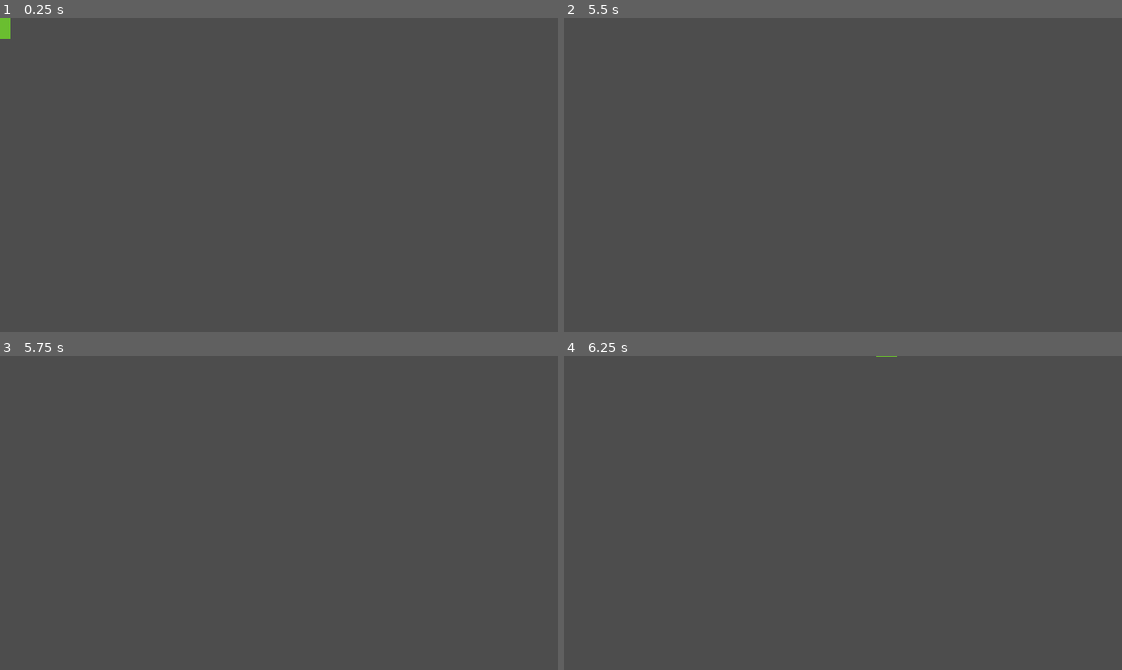
Above: before the commit, frames 1-4 (two rows, left to right).
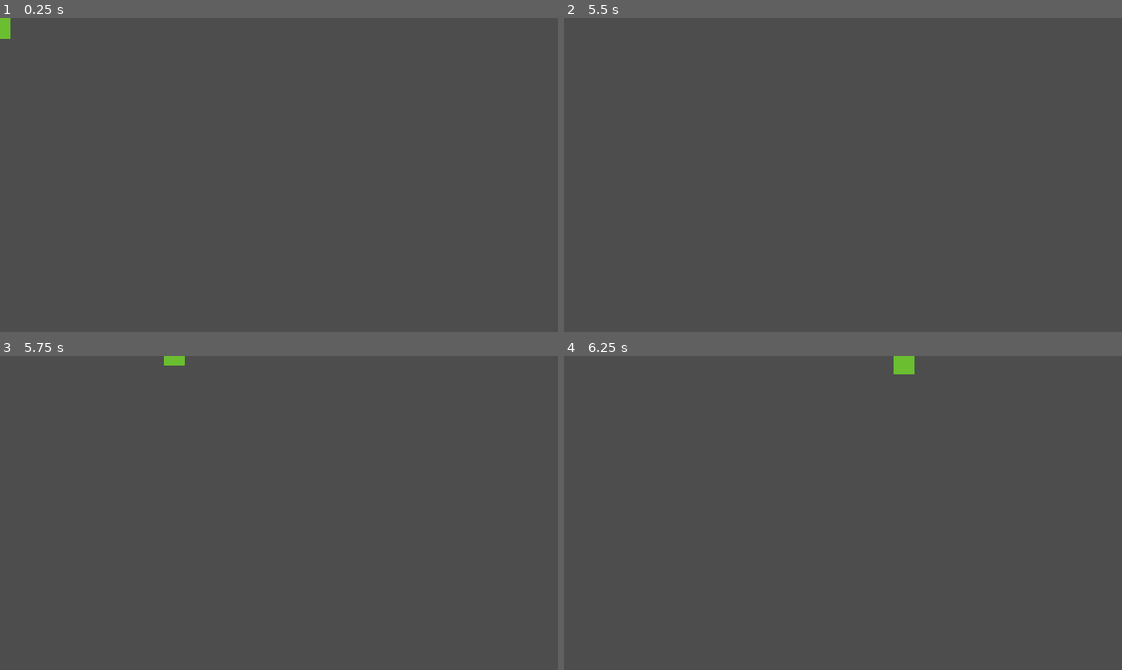
Above: after the commit, the same moments.

Repository: HuskyGameDev/2025f-team5
Game: Godot game, scene res://Game/player.tscn
The game is run twice, just before and just after one commit, with the same random seed, the same clock (stepped at 60 frames per second) and the same inputs. This scene is started directly instead of the project's main scene.
Inputs:
- Up to frame 1 (0.25 s): no input
- Up to frame 2 (5.5 s): tap Enter at 0.5, 4.25 s; hold D (Right) 0.53-1.28 s; hold Space (Dash) 0.53-1.28 s; hold S (Down) 1.28-2.03 s; tap Space (Dash) at 1.35, 2.85, 3.5, 4.35, 5 s; hold D (Right) 2.03-2.78 s; hold Space (Dash) 2.03-2.78 s; hold W (Up) 2.78-3.53 s; hold Space (Dash) 3.53-4.28 s; hold A (Left) 3.53-5.03 s; hold S (Down) from 5.03 s (still down); hold Space (Dash) from 5.03 s (still down)
- Up to frame 3 (5.75 s): keep holding S (Down); keep holding Space (Dash)
- Up to frame 4 (6.25 s): release S (Down) at 5.78 s; release Space (Dash) at 5.78 s; hold D (Right) from 5.78 s (still down); tap Space (Dash) at 5.85 s

Frames 1-2 are identical in both runs. In frame 3, 0.1% of the frame differs, in the area x 29-34%, y 0-4%; in frame 4, 0.2%, in the area x 55-63%, y 0-6%.

Commit message:
refactor: redo code for getting player input directions
Simple refactor for the way the movement function gets input from players. The function is significantly less spaghetti now.

This change has NOT been tested, I will test it (and potentially change more code) later.

Diff:
--- a/Game/player.gd
+++ b/Game/player.gd
@@ -1,27 +1,17 @@
 extends CharacterBody2D
 
-@export var health = 5;
-@export var speed = 200;
-var can_move = true;
-var can_dash = true;
+@export var health = 5
+@export var speed = 200
+var can_move = true
+var can_dash = true
 
 # Handles moving the character around
 func _physics_process(delta: float) -> void:
 	if can_move:
 		# get the input direction and handle the movement/deceleration.
 		# moving left or right
-		var direction_x := Input.get_axis("Left", "Right")
-		if direction_x:
-			velocity.x = direction_x * speed
-		else:
-			velocity.x = move_toward(velocity.x, 0, speed)
-
-		# moving up or down
-		var direction_y := Input.get_axis("Up", "Down")
-		if direction_y:
-			velocity.y = direction_y * speed
-		else:
-			velocity.y = move_toward(velocity.y, 0, speed)
+		var input_direction := Input.get_vector("Left", "Right", "Up", "Down")
+		velocity = input_direction * speed
 
 		# dashing
 		if Input.is_action_pressed("Dash") && can_dash:
